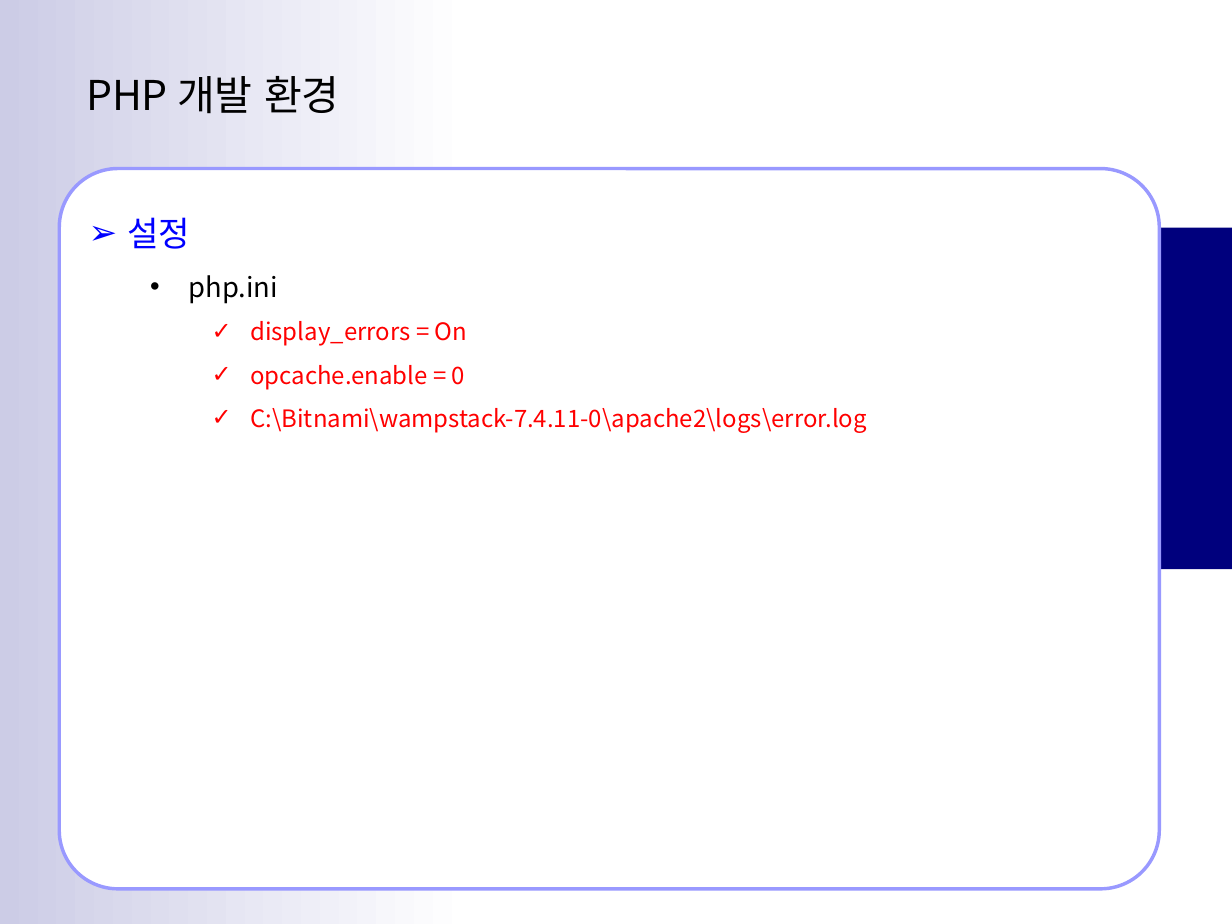
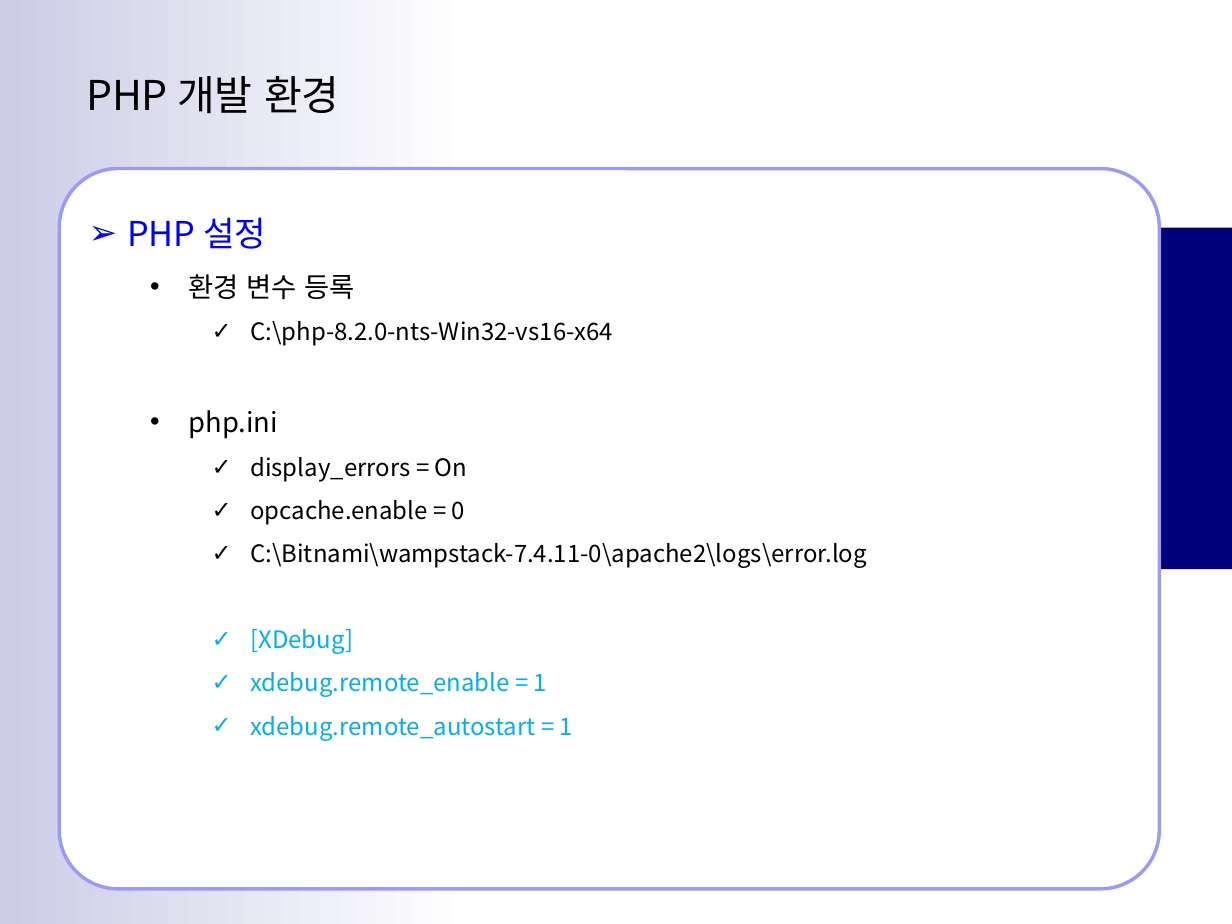
Before and after one commit to jsh-1235/Document, a slide deck: slide 6 of Back-End/PHP/PHP 시작하기.pptx. Drawn at 1232x924 pixels with LibreOffice and Linux fonts; fonts in the diff are those of the drawing; background and template pictures are left out. Boxes give left, top, right and bottom in pixels: in the first picture for what was removed or moved away, otherwise in the second. Text is boxed around its words. In the diff, an @@ line names an element or a change of style, - is before the commit and + after.

```diff
--- a/Back-End/PHP/PHP 시작하기.pptx
+++ b/Back-End/PHP/PHP 시작하기.pptx
@@ text in rounded rectangle at [127, 217, 613, 346]: text changed; size 20 to 14 pt; text colour #0000FF to #000000 @@
-➢ 설정
+➢ PHP 설정
+  • 환경 변수 등록
+    ✓ C:\php-8.2.0-nts-Win32-vs16-x64
@@ text in rounded rectangle at [250, 457, 867, 568]: text colour #FF0000 to #000000 in "display_errors = On", "opcache.enable = 0", "C:\Bitnami\wampstack-7.4.11-0\apache2\logs\error.log" @@
@@ text in rounded rectangle at [250, 629, 573, 741]: paragraphs added @@
+    ✓ [XDebug]
+    ✓ xdebug.remote_enable = 1
+    ✓ xdebug.remote_autostart = 1
```
Also in this commit, not shown: 3 slides added, 6 other files.
